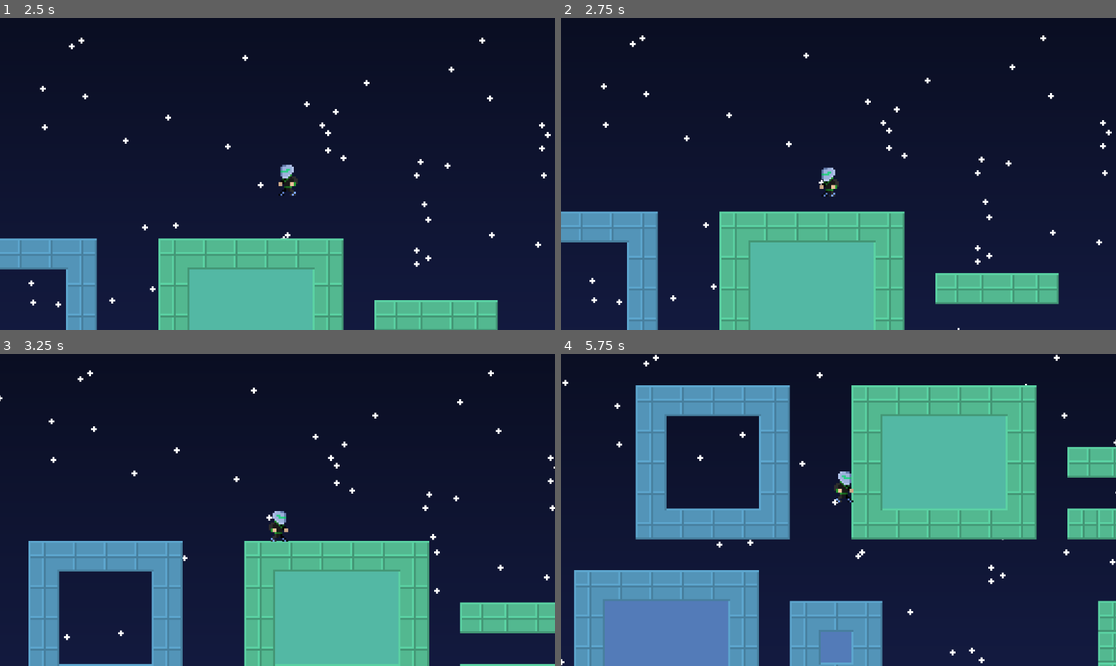
Above: before the commit, frames 1-4 (two rows, left to right).
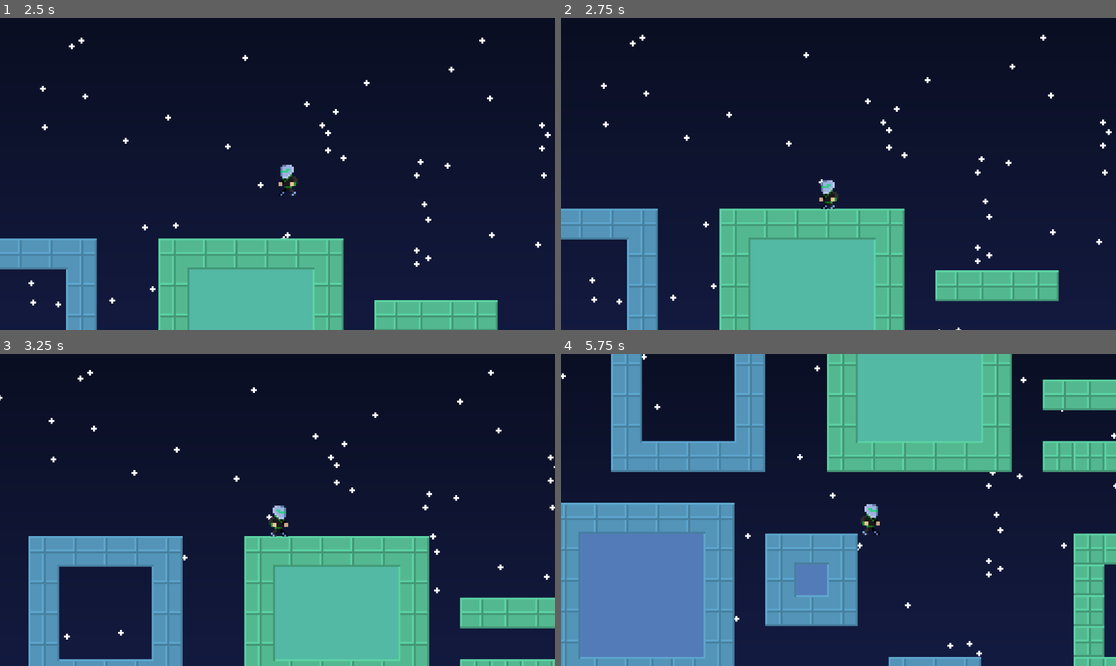
Above: after the commit, the same moments.

Repository: reneelias/Godot-2D-Platformer
Game: Godot game, scene res://Scenes/main.tscn
The game is run twice, just before and just after one commit, with the same random seed, the same clock (stepped at 60 frames per second) and the same inputs.
Inputs:
- Up to frame 1 (2.5 s): hold Space (Jump, bound only after the commit) 0.53-1.28 s; hold D 0.53-2.03 s; tap R at 1.35 s; tap Space (Jump, bound only after the commit) at 1.52, 1.55, 1.82 s; hold A from 2.03 s (still down); hold Space (Jump, bound only after the commit) from 2.03 s (still down)
- Up to frame 2 (2.75 s): keep holding A; keep holding Space (Jump, bound only after the commit)
- Up to frame 3 (3.25 s): release A at 2.78 s; release Space (Jump, bound only after the commit) at 2.78 s; hold D from 2.78 s (still down); tap R at 2.85 s; tap Space (Jump, bound only after the commit) at 3.02, 3.05 s
- Up to frame 4 (5.75 s): tap Space (Jump, bound only after the commit) at 3.32, 4.52, 4.55, 4.82 s; hold Space (Jump, bound only after the commit) 3.53-4.28 s; release D at 4.28 s; hold A 4.28-5.03 s; tap R at 4.35 s; hold D from 5.03 s (still down); hold Space (Jump, bound only after the commit) from 5.03 s (still down)

Frame 1 is identical in both runs. In frame 2, 4.0% of the frame differs, in the area x 0-100%, y 5-100%; in frame 3, 5.8%; in frame 4, 51%, in the area x 0-100%, y 0-100%.

Commit message:
Add wall jumping

Diff:
--- a/2d-platformer/Scenes/main.tscn
+++ b/2d-platformer/Scenes/main.tscn
@@ -219,3 +219,4 @@
 jumpSpeedFrames = 13
 maxVelX = 100
 jumpSpeedScaler = 0.375
+wallJumpSpeed = 150
--- a/2d-platformer/Scripts/CharacterController.gd
+++ b/2d-platformer/Scripts/CharacterController.gd
@@ -11,6 +11,8 @@
 @export var friction := .025
 @export var inAirDamp := .5
 @export var jumpSpeedFrames := 10
+const JUMP_FRAMES = 13
+const WALL_JUMP_FRAMES = 6
 var jumpSpeedFramesCount := 0
 @export var maxVelX = 250
 @export var coyoteFrames := 5
@@ -19,6 +21,7 @@
 ## Used for scaling extended jump frames speed
 @export var jumpSpeedScaler := .125
 # const JUMP_SPEED_SCALER = .125
+@export var wallJumpSpeed := 200
 var inputVelocity := Vector2.ZERO
 
 enum PlayerState {
@@ -76,14 +79,24 @@
 func updateJump():
     if is_on_floor():
         coyoteFramesCount = 0
-    else:
+    elif coyoteFramesCount < coyoteFrames:
         coyoteFramesCount += 1
 
-    if Input.is_key_pressed(KEY_SPACE):
-        if is_on_floor() or (coyoteFramesCount < coyoteFrames and playerState != PlayerState.JUMP):
+    if Input.is_action_just_pressed("Jump") and playerState != PlayerState.JUMP:
+        if is_on_floor() or coyoteFramesCount < coyoteFrames:
             jumpSpeedFramesCount = 0
+            jumpSpeedFrames = JUMP_FRAMES
             velocity -= Vector2(0, jumpSpeed)
             playerState = PlayerState.JUMP
-        elif jumpSpeedFramesCount < jumpSpeedFrames:
-            jumpSpeedFramesCount += 1
-            velocity -= Vector2(0, jumpSpeed * jumpSpeedScaler * cos(float(jumpSpeedFramesCount)/jumpSpeedFrames * PI/2))
+        elif is_on_wall() and get_wall_normal().x == -inputVelocity.normalized().x:
+            jumpSpeedFramesCount = 0
+            jumpSpeedFrames = WALL_JUMP_FRAMES
+            var wallJumpVec = get_wall_normal()
+            wallJumpVec = wallJumpVec.rotated(deg_to_rad(50) * wallJumpVec.x)
+            wallJumpVec.y = -abs(wallJumpVec.y)
+            velocity = wallJumpVec * wallJumpSpeed
+            playerState = PlayerState.JUMP
+    elif Input.is_action_pressed("Jump") and playerState == PlayerState.JUMP and jumpSpeedFramesCount < jumpSpeedFrames:
+        jumpSpeedFramesCount += 1
+        velocity -= Vector2(0, jumpSpeed * jumpSpeedScaler * cos(float(jumpSpeedFramesCount)/jumpSpeedFrames * PI/2))
+        # print("Jump Frames: ", jumpSpeedFramesCount)
--- a/2d-platformer/project.godot
+++ b/2d-platformer/project.godot
@@ -19,6 +19,14 @@
 
 window/size/always_on_top=true
 
+[input]
+
+Jump={
+"deadzone": 0.2,
+"events": [Object(InputEventKey,"resource_local_to_scene":false,"resource_name":"","device":-1,"window_id":0,"alt_pressed":false,"shift_pressed":false,"ctrl_pressed":false,"meta_pressed":false,"pressed":false,"keycode":0,"physical_keycode":32,"key_label":0,"unicode":32,"location":0,"echo":false,"script":null)
+]
+}
+
 [rendering]
 
 textures/canvas_textures/default_texture_filter=0
